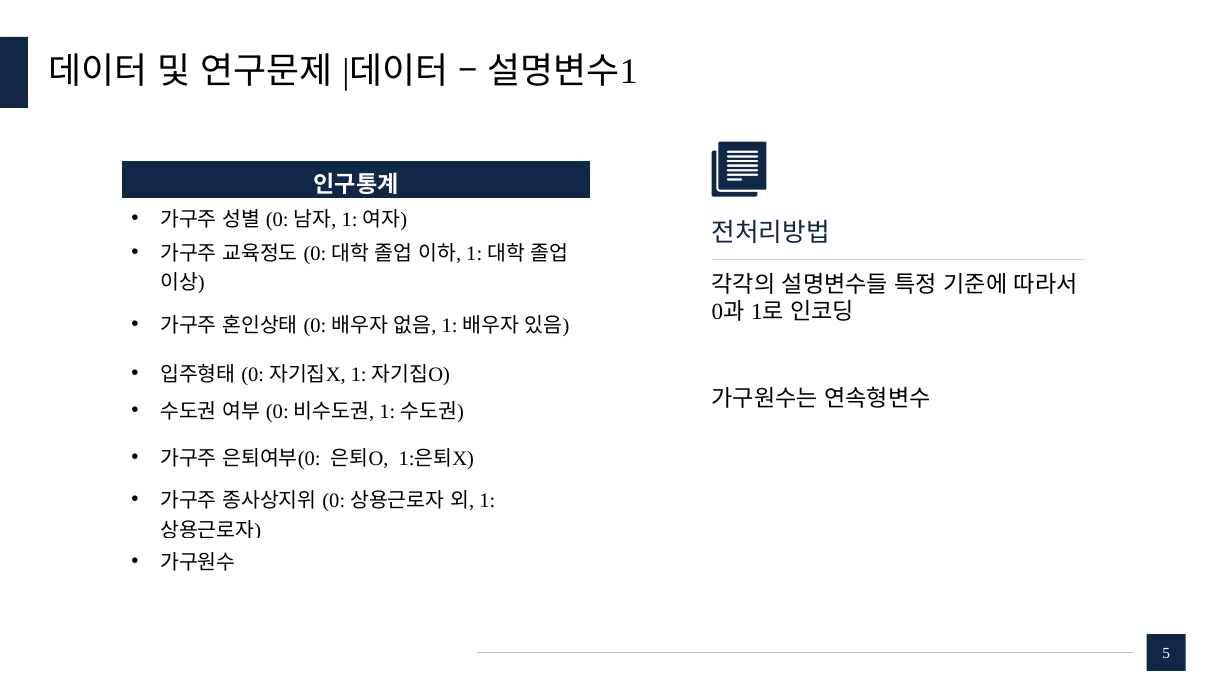
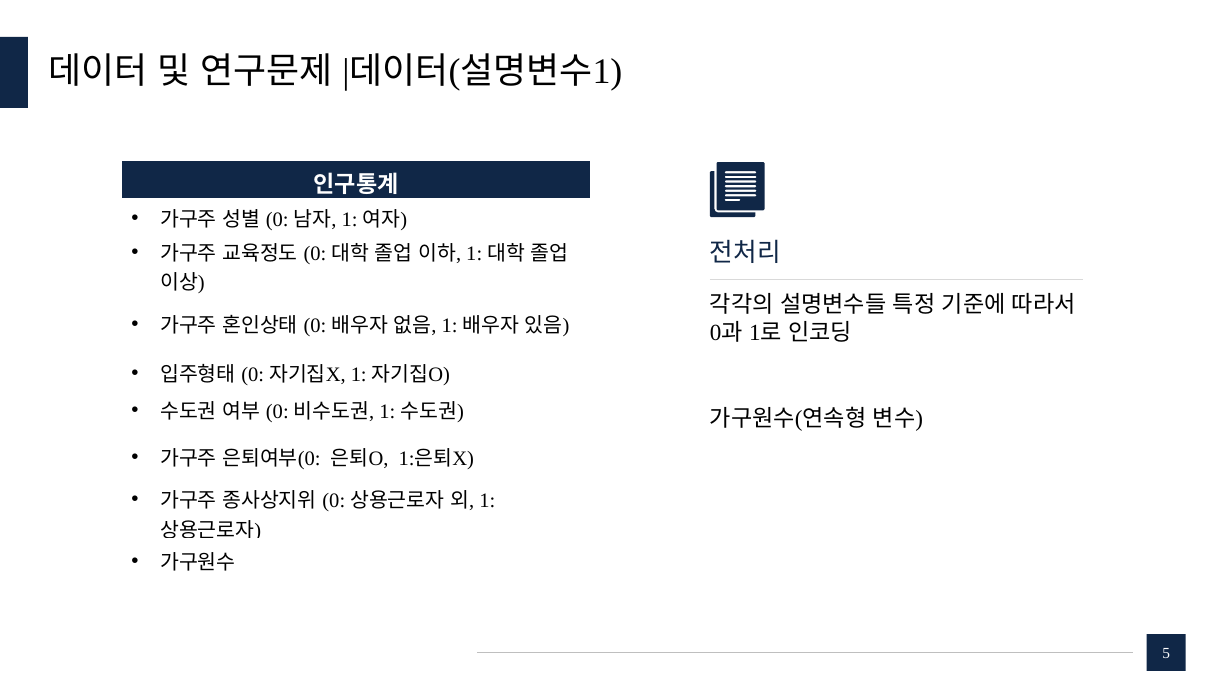
Before and after one commit to dudungE/Competition, a slide deck: slide 5 of ppt/부실가계분류모델에 관한 연구.pptx. Drawn at 1232x693 pixels with LibreOffice and Linux fonts; fonts in the diff are those of the drawing. Boxes give left, top, right and bottom in pixels: in the first picture for what was removed or moved away, otherwise in the second. Text is boxed around its words. In the diff, an @@ line names an element or a change of style, - is before the commit and + after.

```diff
--- a/ppt/부실가계분류모델에 관한 연구.pptx
+++ b/ppt/부실가계분류모델에 관한 연구.pptx
@@ title at <box>48,53,622,91</box>: text changed @@
-데이터 및 연구문제 |데이터 – 설명변수1
+데이터 및 연구문제 |데이터(설명변수1)
@@ text at <box>710,239,781,263</box>: text changed @@
-전처리방법
+전처리
@@ 2 freeform shapes, 1 text, 1 line: place and size @@
-2 freeform shapes, 1 text, 1 line at <box>712,141,1085,408</box>
+2 freeform shapes, 1 text, 1 line at <box>710,162,1083,431</box>
@@ text at <box>710,406,923,431</box>: text changed @@
-가구원수는 연속형변수
+가구원수(연속형 변수)
```
Also in this commit, not shown: 22 other slides changed.
